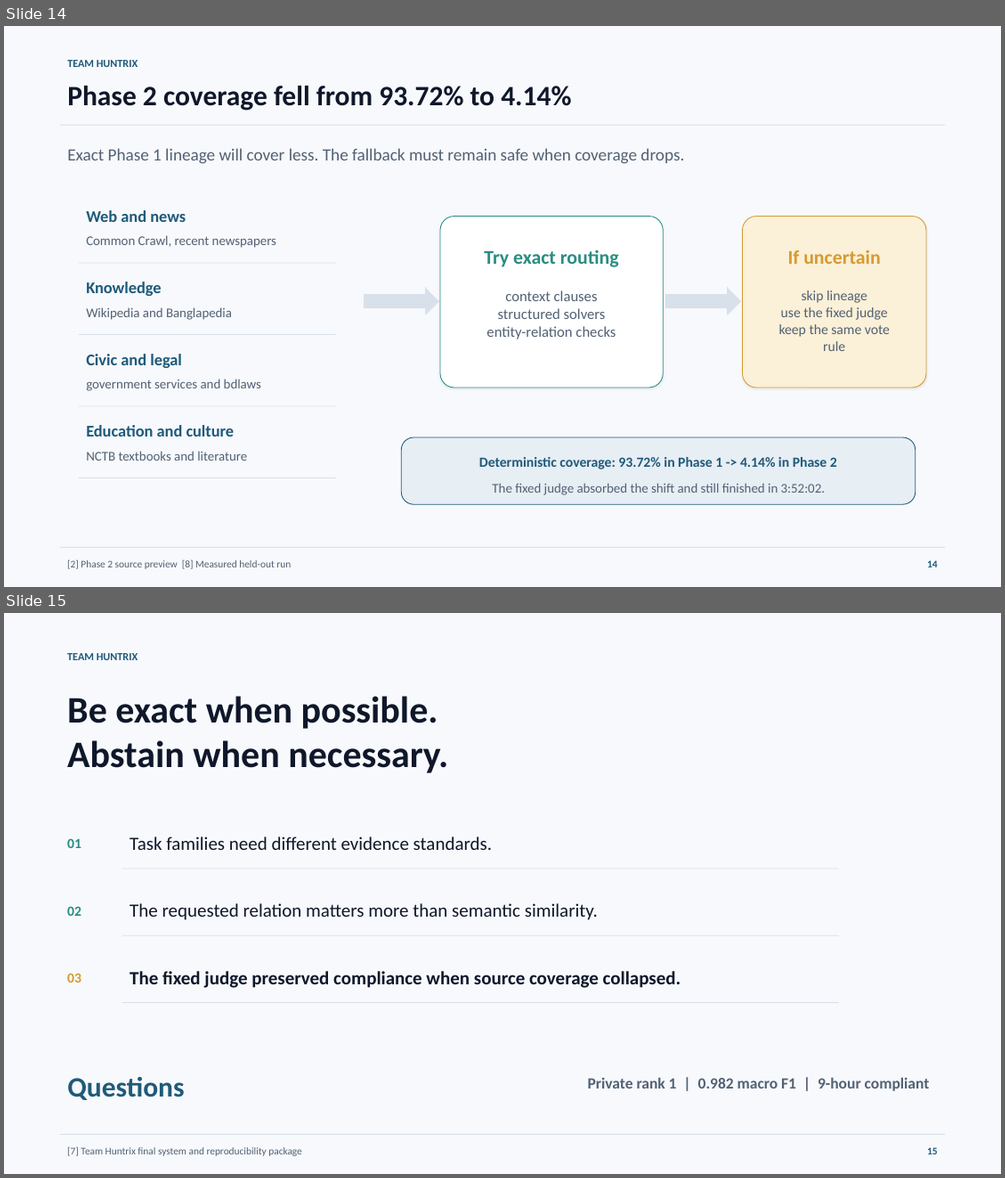
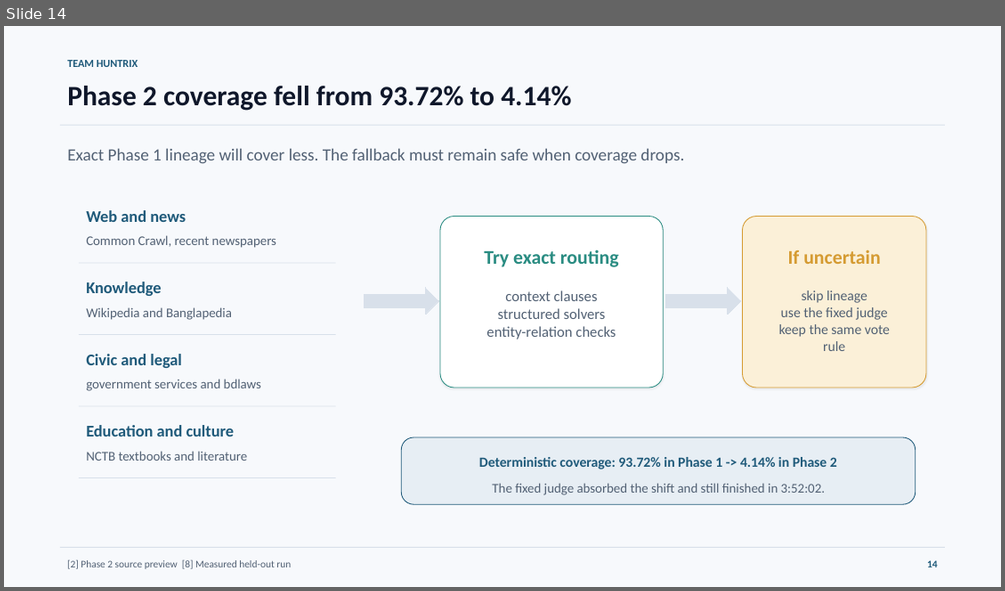
Before and after one commit to Seyamalam/bengali-hallucination-v91-submission, a slide deck: presentation/Huntrix_Final_Presentation.pptx. Shown one above the other, each under a label of ours: slides 14 and 15 before the commit, slide 14 after it. The pictures are 1005x1178 and 1005x591 pixels, drawn with LibreOffice and Linux fonts; fonts in the diff are those of the drawing. Boxes give left, top, right and bottom in pixels: in the first picture for what was removed or moved away, otherwise in the second. Text is boxed around its words. In the diff, an @@ line names an element or a change of style, - is before the commit and + after.

```diff
--- a/presentation/Huntrix_Final_Presentation.pptx
+++ b/presentation/Huntrix_Final_Presentation.pptx
@@ slide 15 removed at <box>4,613,1001,1174</box>, background #F7F9FC @@
@@ text removed at <box>67,653,138,660</box> @@
-TEAM HUNTRIX
@@ text removed at <box>67,696,448,773</box> @@
-Be exact when possible.
-Abstain when necessary.
@@ text removed at <box>67,838,81,848</box> @@
-01
@@ text removed at <box>129,836,492,850</box> @@
-Task families need different evidence standards.
@@ line removed from (122, 868) to (840, 868) @@
@@ text removed at <box>67,906,81,916</box> @@
-02
@@ text removed at <box>129,903,598,920</box> @@
-The requested relation matters more than semantic similarity.
@@ line removed from (122, 935) to (840, 935) @@
@@ text removed at <box>67,973,81,982</box> @@
-03
@@ text removed at <box>129,971,681,988</box> @@
-The fixed judge preserved compliance when source coverage collapsed.
@@ line removed from (122, 1003) to (840, 1003) @@
@@ text removed at <box>67,1077,184,1100</box> @@
-Questions
@@ text removed at <box>588,1077,930,1091</box> @@
-Private rank 1 | 0.982 macro F1 | 9-hour compliant
@@ line removed from (60, 1135) to (945, 1135) @@
@@ text removed at <box>67,1146,302,1156</box> @@
-[7] Team Huntrix final system and reproducibility package
@@ text removed at <box>927,1147,938,1154</box> @@
-15
```
Also in this commit, not shown: 5 slides changed, 3 slides added, 2 other slides removed, 4 other files.
